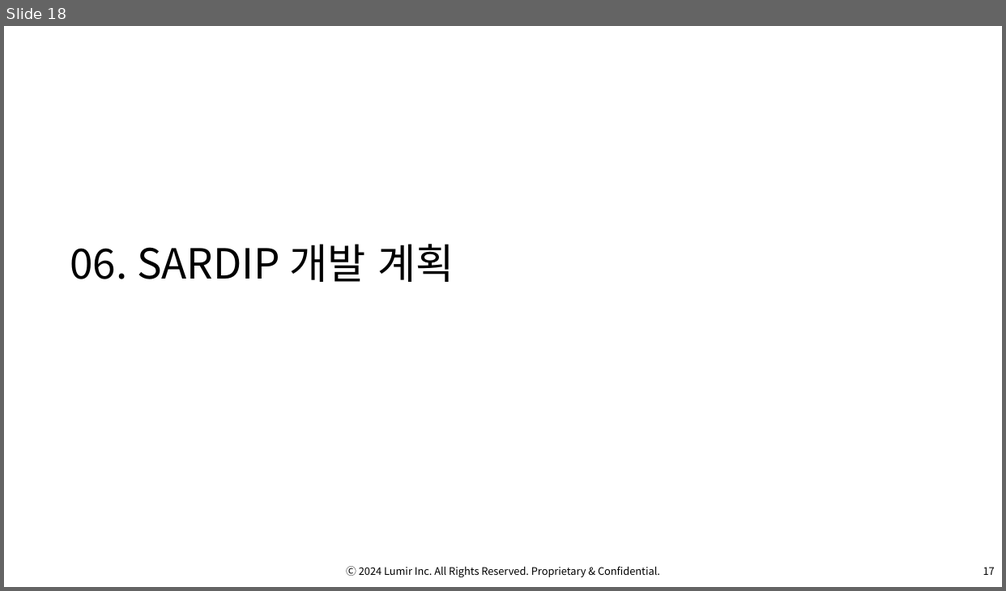
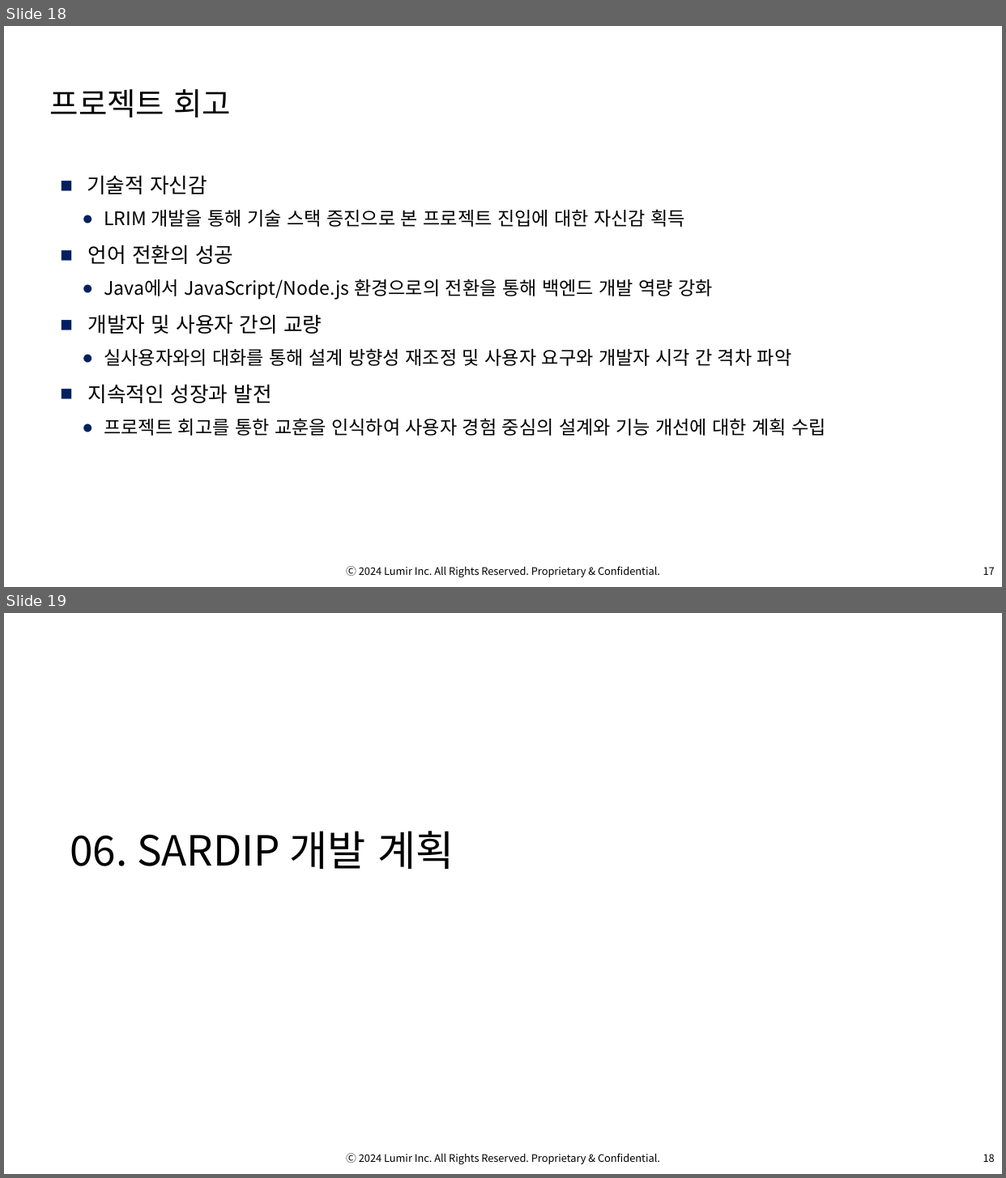
Before and after one commit to OsterRepository/OsterRepository, a slide deck: 기술 7부 김민수 성과 발표.pptx. Shown one above the other, each under a label of ours: slide 18 before the commit, slides 18 and 19 after it. The pictures are 1006x591 and 1006x1178 pixels, drawn with LibreOffice and Linux fonts; fonts in the diff are those of the drawing; background and template pictures are left out. Boxes give left, top, right and bottom in pixels: in the first picture for what was removed or moved away, otherwise in the second. Text is boxed around its words. In the diff, an @@ line names an element or a change of style, - is before the commit and + after.

Commit message:
업무성과 및 회고 추가

```diff
--- a/기술 7부 김민수 성과 발표.pptx
+++ b/기술 7부 김민수 성과 발표.pptx
@@ slide 18 added at [4,26,1002,587], background #FFFFFF; not listed: 2 template elements that a slide beside it also shows @@
@@ text added at [288,26,1002,52], 13 pt, text #FFFFFF @@
+05. 업무성과 및 회고
@@ text added at [288,52,1002,74], 10 pt, text #FFFFFF @@
+5-2 프로젝트 회고
@@ title added at [50,89,231,118], 30 pt, text #000000 @@
+프로젝트 회고
@@ text added at [87,175,826,436], 18 pt, text #000000 @@
+■ 기술적 자신감
+  ● LRIM 개발을 통해 기술 스택 증진으로 본 프로젝트 진입에 대한 자신감 획득
+■ 언어 전환의 성공
+  ● Java에서 JavaScript/Node.js 환경으로의 전환을 통해 백엔드 개발 역량 강화
+■ 개발자 및 사용자 간의 교량
+  ● 실사용자와의 대화를 통해 설계 방향성 재조정 및 사용자 요구와 개발자 시각 간 격차 파악
+■ 지속적인 성장과 발전
+  ● 프로젝트 회고를 통한 교훈을 인식하여 사용자 경험 중심의 설계와 기능 개선에 대한 계획 수립
@@ what was slide 18 is now slide 19 @@
@@ page number at [983,1154,995,1162]: text changed @@
-17
+18
```
Also in this commit, not shown: 1 slide changed.
